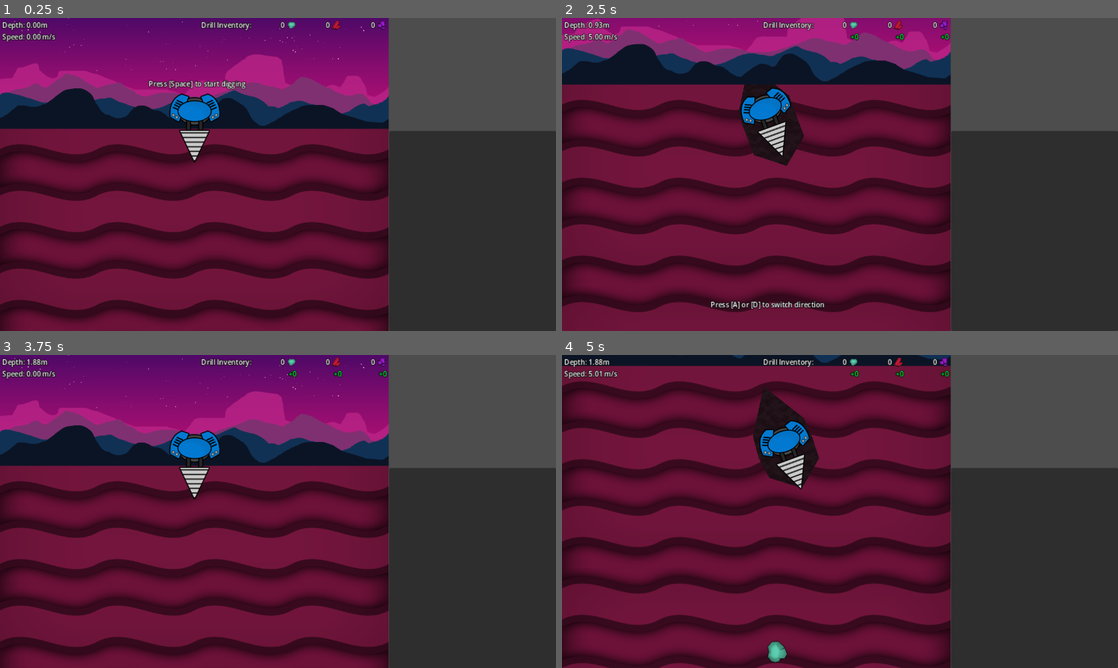
Above: before the commit, frames 1-4 (two rows, left to right).
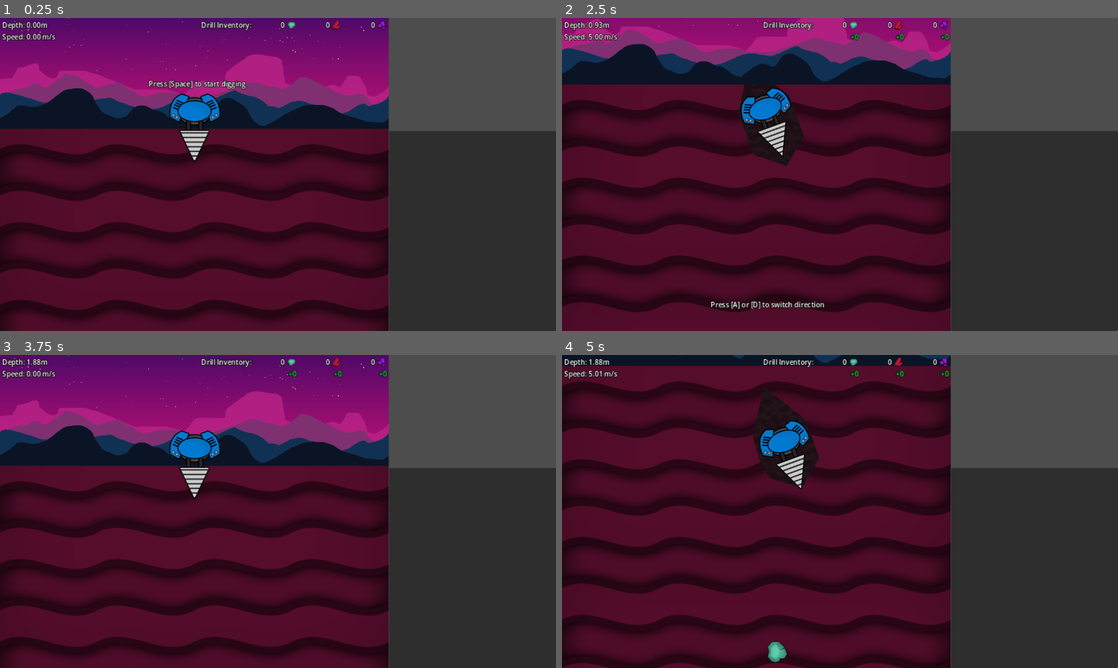
Above: after the commit, the same moments.

Repository: aNotSoCleverName/mechanicore
Game: Godot game, scene res://Main.tscn
Two runs of this game, one before a commit and one after it. Both use one fixed random seed, a clock stepped at 60 frames per second and the inputs below.
Inputs (mouse positions are in pixels of both pictures, inside the frame that each line leads up to):
- Up to frame 1 (0.25 s): no input
- Up to frame 2 (2.5 s): click "Continue" at 0.5 s; click "Continue" at 1.25 s; tap Space at 2 s; move the mouse to (962, 158) at 2.02 s; hold Right (ui_right) from 2.03 s (still down); tap R at 2.1 s; click (962, 158) at 2.17 s; tap Enter (ui_accept) at 2.27 s
- Up to frame 3 (3.75 s): tap A at 2.75 s; move the mouse to (166, 527) at 2.77 s; release Right (ui_right) at 2.78 s; hold Down (ui_down) 2.78-3.53 s; tap R at 2.85, 3.5, 3.6 s; tap Enter (ui_accept) at 3.02 s; move the mouse to (333, 442) at 3.52 s; hold Right (ui_right) from 3.53 s (still down)
- Up to frame 4 (5 s): tap R at 4.25, 4.35 s; move the mouse to (812, 574) at 4.27 s; release Right (ui_right) at 4.28 s; hold Up (ui_up) from 4.28 s (still down); click (812, 574) at 4.42 s; tap Enter (ui_accept) at 4.52 s

The runs differ from the first frame. In frame 1, 28% of the frame differs, in the area x 0-70%, y 35-100%; in frame 2, 34%; in frame 3, 28%; in frame 4, 40%, in the area x 0-70%, y 3-100%.

Commit message:
Updated Dirt Dark

Diff:
--- a/Endless Run/Background/Parallax Background.tscn
+++ b/Endless Run/Background/Parallax Background.tscn
@@ -28,7 +28,7 @@
 centered = false
 
 [node name="Light" type="Sprite2D" parent="Dirt"]
-self_modulate = Color(0.522925, 0.0946856, 0.274998, 1)
+self_modulate = Color(0.387338, 0.0582064, 0.197235, 1)
 texture = ExtResource("2_y7bbx")
 centered = false
 
Binary file changed: Endless Run/Background/Dirt Dark.png
